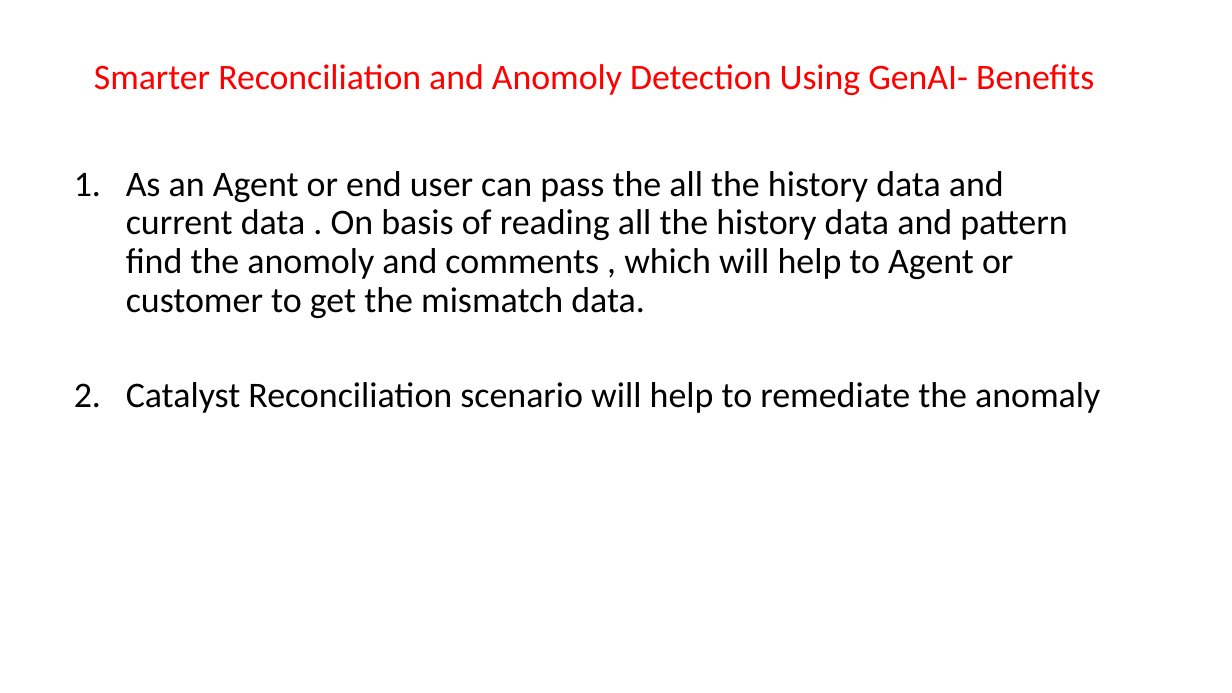
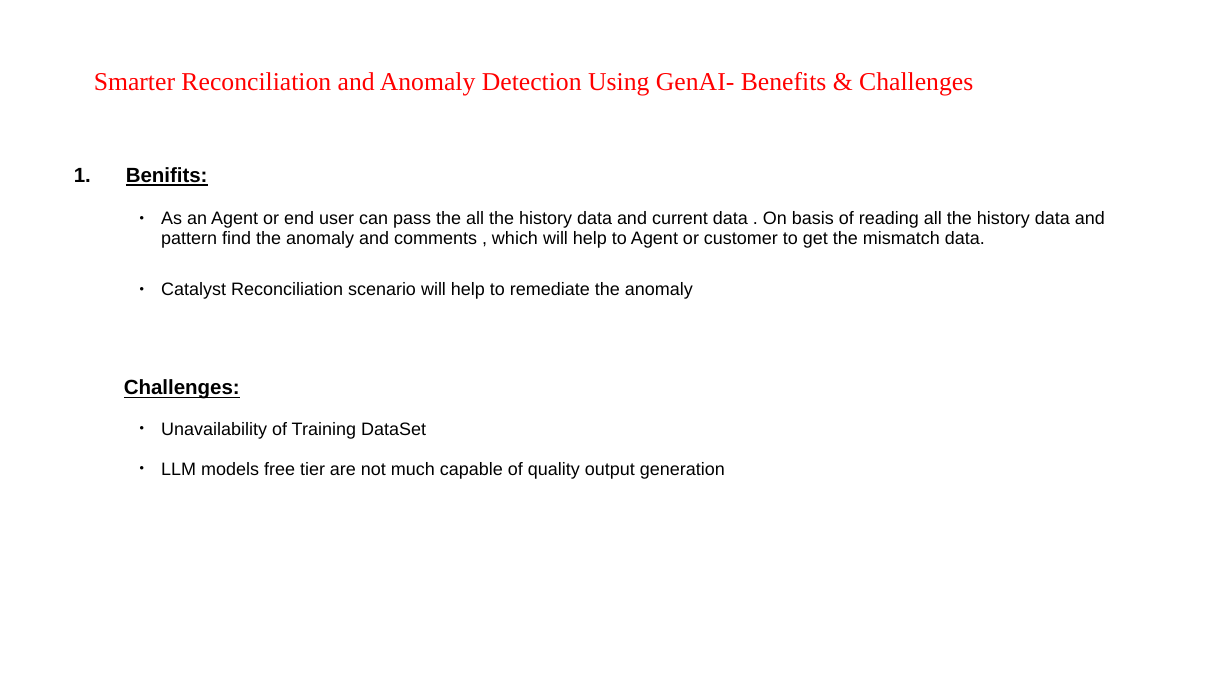
Before and after one commit to ewfx/sradg-dragon-team, a slide deck: slide 5 of artifacts/arch/Design_Approach_Smarter Reconcillation and Anomoly Detection Using GenAI_V1.1.pptx. Drawn at 1232x693 pixels with LibreOffice and Linux fonts; fonts in the diff are those of the drawing. Boxes give left, top, right and bottom in pixels: in the first picture for what was removed or moved away, otherwise in the second. Text is boxed around its words. In the diff, an @@ line names an element or a change of style, - is before the commit and + after.

Commit message:
added ppt for smart reconciliation and anomaly detection system

```diff
--- a/artifacts/arch/Design_Approach_Smarter Reconcillation and Anomoly Detection Using GenAI_V1.1.pptx
+++ b/artifacts/arch/Design_Approach_Smarter Reconcillation and Anomoly Detection Using GenAI_V1.1.pptx
@@ text at (94, 72, 973, 96): text changed; size 27.9 to 20 pt; font Calibri to Times New Roman @@
-Smarter Reconciliation and Anomoly Detection Using GenAI- Benefits
+Smarter Reconciliation and Anomaly Detection Using GenAI- Benefits & Challenges
@@ subtitle at (126, 167, 1105, 248): text changed; size 28 to 14 pt; font Calibri to Arial @@
-1. As an Agent or end user can pass the all the history data and current data . On basis of reading all the history data and pattern find the anomoly and comments , which will help to Agent or customer to get the mismatch data.
+1. Benifits:
+      ● As an Agent or end user can pass the all the history data and current data . On basis of reading all the history data and pattern find the anomaly and comments , which will help to Agent or customer to get the mismatch data.
@@ subtitle at (161, 282, 693, 299): size 28 to 14 pt, font Calibri to Arial in "Catalyst Reconciliation scenario will help to remediate ..."; bullet 1. to ●; list level 1 to 4 in "Catalyst Reconciliation scenario will help ..." @@
@@ subtitle at (124, 379, 725, 479): paragraphs added @@
+Challenges:
+      ● Unavailability of Training DataSet
+      ● LLM models free tier are not much capable of quality output generation
```
Also in this commit, not shown: 1 other slide changed, 4 slides added, 3 slides removed, 1 other file.
